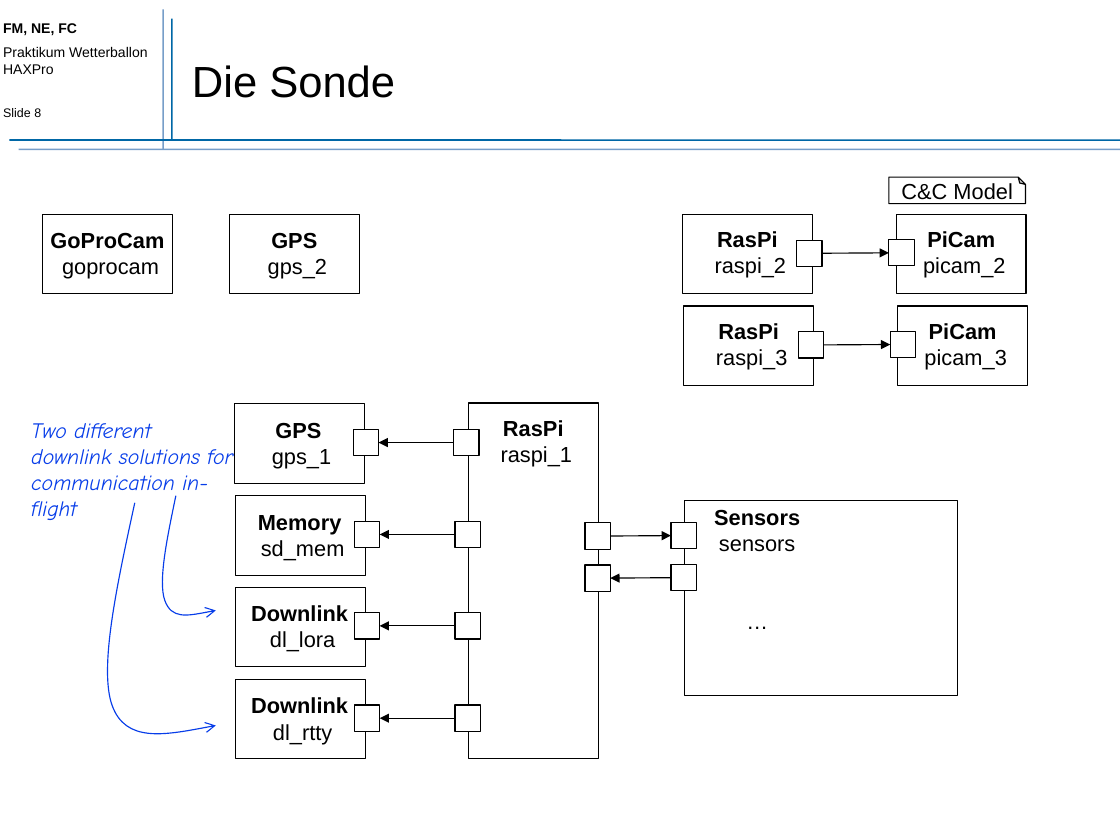
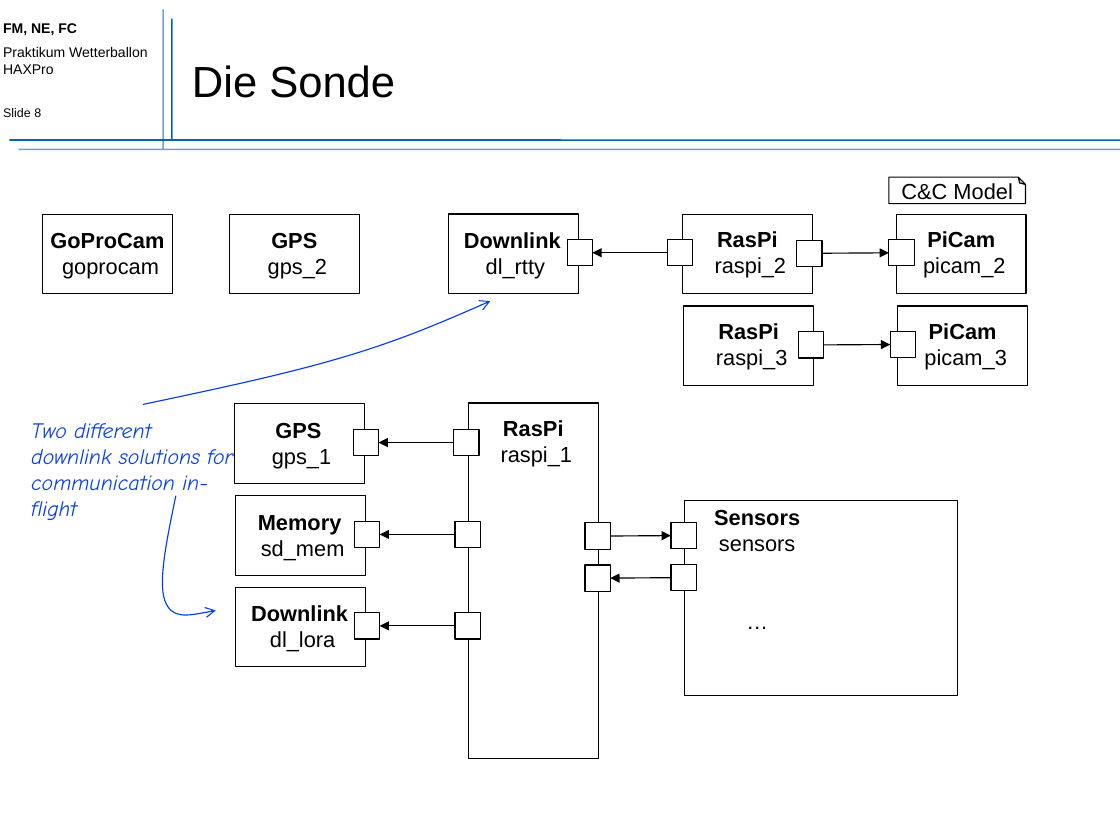
Before and after one commit to neitmedia/haxpro, a slide deck: slide 8 of präsentation/projekt_wetterballon.pptx. Drawn at 1120x840 pixels with LibreOffice and Linux fonts; fonts in the diff are those of the drawing. Boxes give left, top, right and bottom in pixels: in the first picture for what was removed or moved away, otherwise in the second. Text is boxed around its words. In the diff, an @@ line names an element or a change of style, - is before the commit and + after.

```diff
--- a/präsentation/projekt_wetterballon.pptx
+++ b/präsentation/projekt_wetterballon.pptx
@@ 3 rectangles, 1 text: place and size @@
-3 rectangles, 1 text at [236, 680, 480, 759]
+3 rectangles, 1 text at [449, 214, 693, 293]
@@ arrow moved from (455, 718) - (380, 718) to (668, 253) - (592, 253) @@
@@ freeform shape added at [143, 301, 491, 404], outline #073DE9 0.75 pt @@
@@ freeform shape removed at [108, 503, 216, 732] @@
```
Also in this commit, not shown: 6 other slides changed, 2 slides added, 2 other files.
